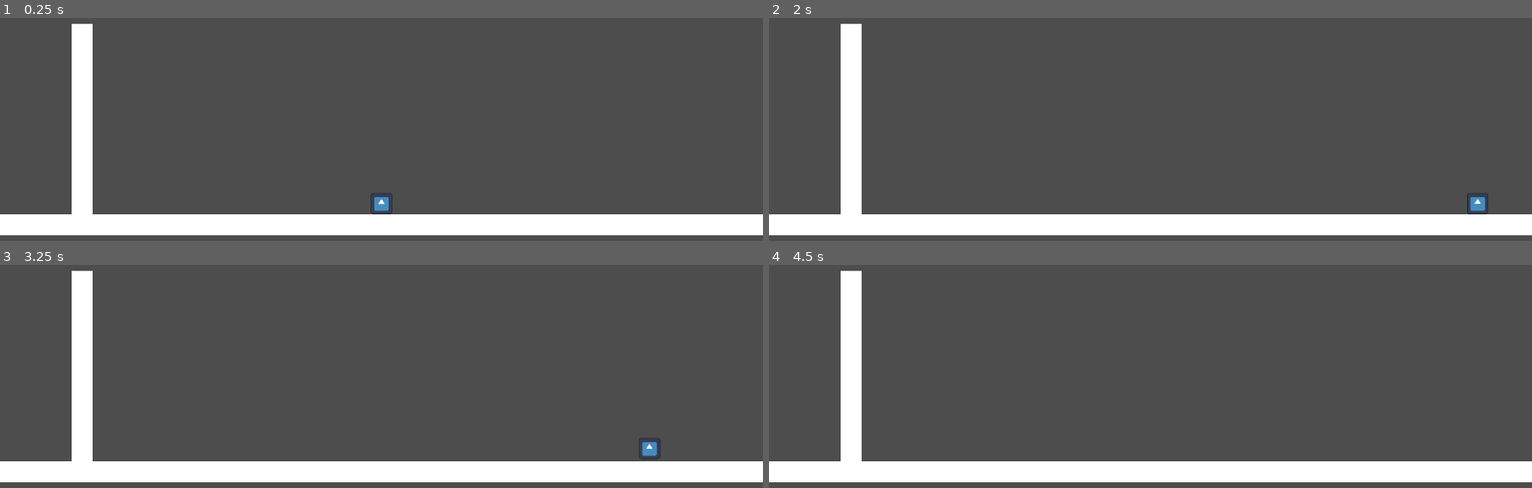
Above: before the commit, frames 1-4 (two rows, left to right).
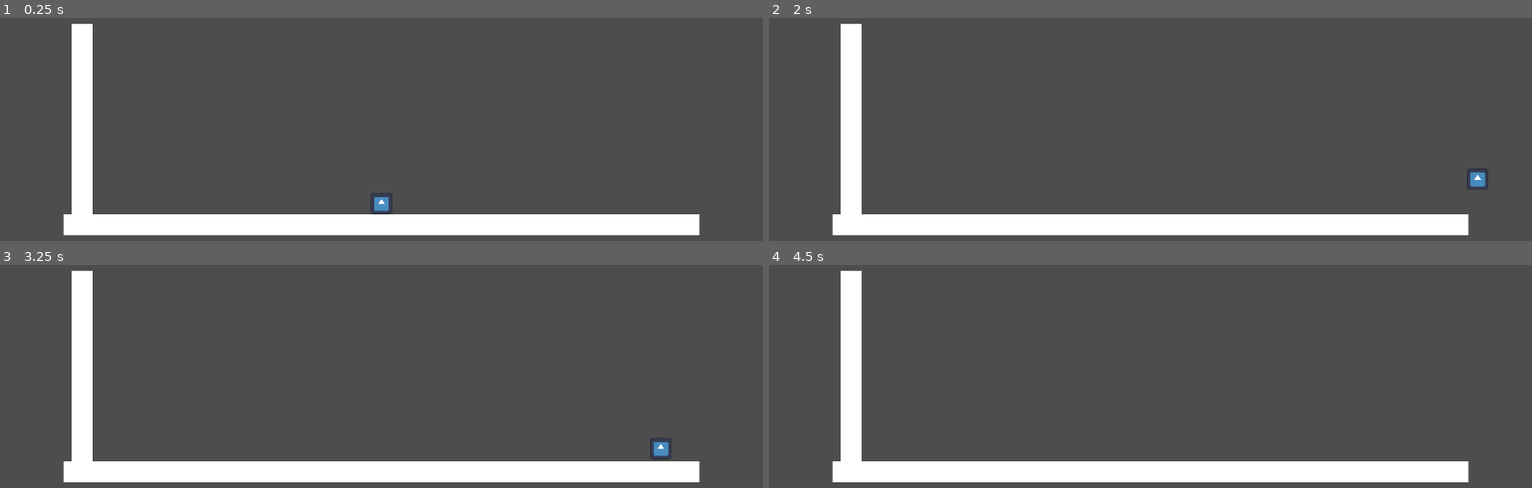
Above: after the commit, the same moments.

Repository: Brooklyn-Dev/gmtk-2025
Game: Godot game, scene res://scenes/Main.tscn
Same seed, same stepped clock (60 frames per second), same inputs: the game is played once before the commit and once after it. The engine's default icon, where the game draws it, is replaced by a stand-in: a white triangle on a blue panel in a dark square.
Inputs:
- Up to frame 1 (0.25 s): no input
- Up to frame 2 (2 s): tap Enter at 0.5 s; hold D (move_right) from 0.53 s (still down); tap Space (jump) at 0.6, 0.77, 1.07, 1.35, 1.52, 1.82 s
- Up to frame 3 (3.25 s): release D (move_right) at 2.03 s; hold A (move_left) 2.03-2.78 s; tap Space (jump) at 2.1, 2.85, 3.02 s; hold D (move_right) from 2.78 s (still down)
- Up to frame 4 (4.5 s): tap Space (jump) at 3.32, 3.6, 3.77, 4.07, 4.25, 4.35 s; release D (move_right) at 4.28 s; hold A (move_left) from 4.28 s (still down)

The runs differ from the first frame. In frame 1, 1.6% of the frame differs, in the area x 0-100%, y 88-98%; in frame 2, 1.9%, in the area x 0-100%, y 67-98%; in frame 3, 1.8%; in frame 4, 1.6%.

Commit message:
feat: implement coyote time and jump buffering

Diff:
--- a/scenes/Main.tscn
+++ b/scenes/Main.tscn
@@ -28,7 +28,7 @@
 
 [node name="Platform" type="StaticBody2D" parent="."]
 position = Vector2(0, 8)
-scale = Vector2(40, 1)
+scale = Vector2(30, 1)
 
 [node name="CollisionShape2D" type="CollisionShape2D" parent="Platform"]
 shape = SubResource("RectangleShape2D_rvslj")
--- a/scenes/player/player.gd
+++ b/scenes/player/player.gd
@@ -6,17 +6,32 @@
 @export var air_control_factor := 0.7
 @export var jump_force := 300.0
 @export var jump_cut_factor := 0.4
+@export var coyote_time := 0.1
+@export var jump_buffer_time := 0.1
+
+var coyote_timer := 0.0
+var jump_buffer_timer := 0.0
 
 var gravity = ProjectSettings.get_setting("physics/2d/default_gravity")
 
 func _physics_process(delta):
-	if not is_on_floor():
+	if is_on_floor():
+		coyote_timer = coyote_time
+	else:
+		coyote_timer -= delta
 		velocity.y += gravity * delta
+
+	if Input.is_action_just_pressed("jump"):
+		jump_buffer_timer = jump_buffer_time
+	else:
+		jump_buffer_timer -= delta
 
 	if Input.is_action_just_released("jump") and velocity.y < 0:
 		velocity.y *= jump_cut_factor
 
-	if Input.is_action_just_pressed("jump") and is_on_floor():
+	if jump_buffer_timer > 0.0 and coyote_timer > 0.0:
+		jump_buffer_timer = 0.0
+		coyote_timer = 0.0
 		velocity.y = -jump_force
 
 	var control_factor = 1.0 if is_on_floor() else air_control_factor
